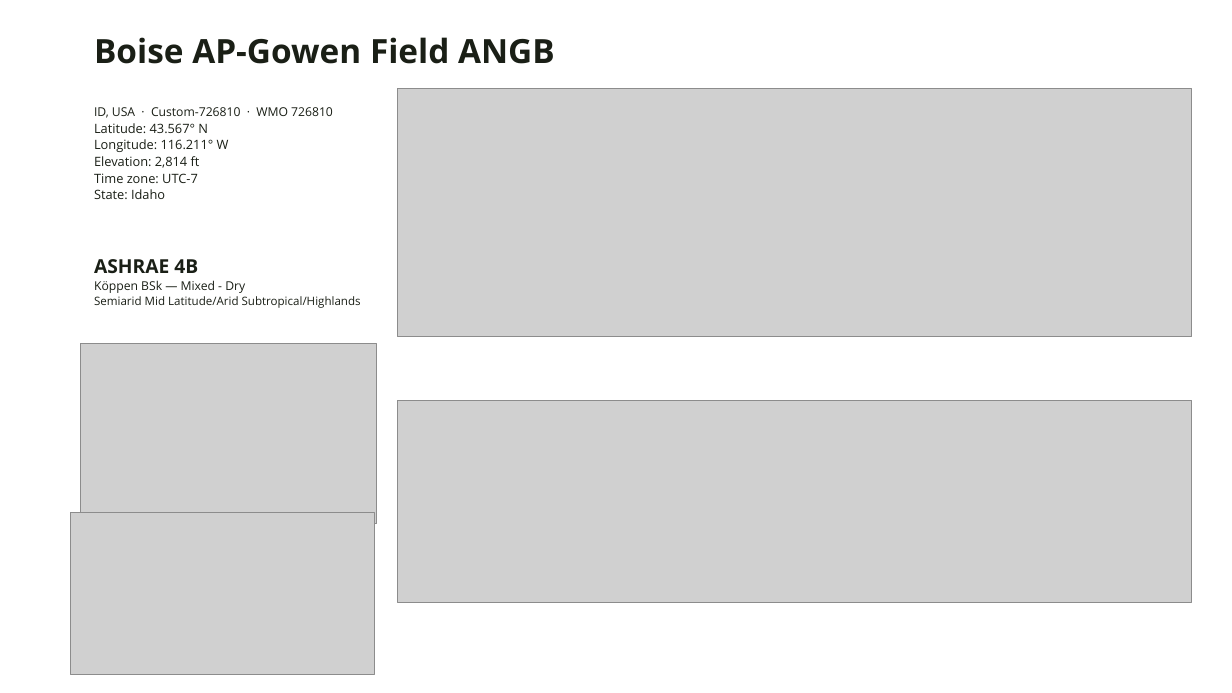
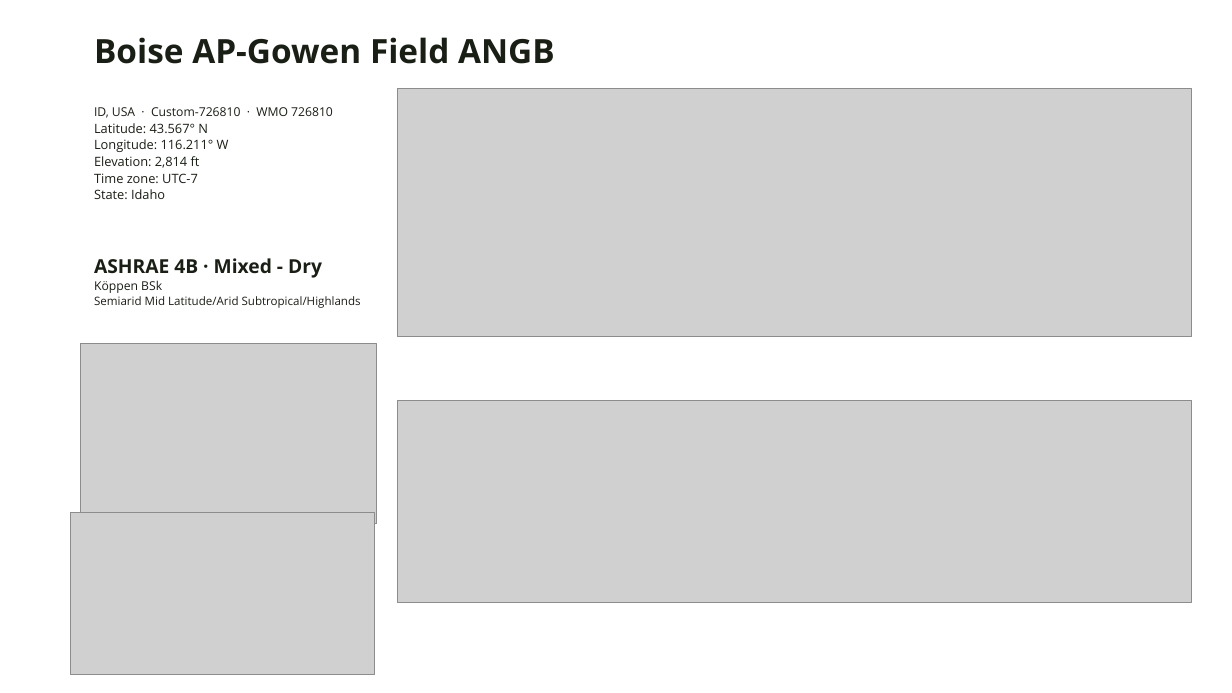
Before and after one commit to A2Efficiency/EXT-epwvis, a slide deck: slide 4 of out/climate-deck.pptx. Drawn at 1232x693 pixels with LibreOffice and Linux fonts; fonts in the diff are those of the drawing; grey boxes stand for pictures; background and template pictures are left out. Boxes give left, top, right and bottom in pixels: in the first picture for what was removed or moved away, otherwise in the second. Text is boxed around its words. In the diff, an @@ line names an element or a change of style, - is before the commit and + after.

```diff
--- a/out/climate-deck.pptx
+++ b/out/climate-deck.pptx
@@ text at (x1=94, y1=258, x2=322, y2=293): text changed; size 9.5 to 15 pt; bold on @@
-ASHRAE 4B
-Köppen BSk — Mixed - Dry
+ASHRAE 4B · Mixed - Dry
+Köppen BSk
```
Also in this commit, not shown: 7 other slides changed, 8 other files.
